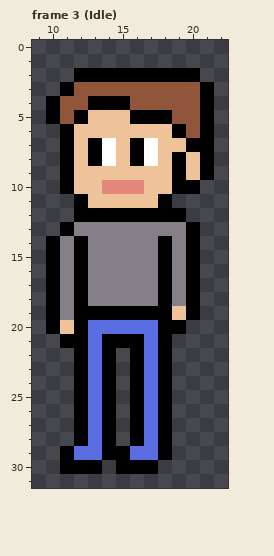
Pixel-art file, stored at dev/images/person.aseprite. The picture above was drawn from the file before the commit.
32x32 pixels, 10 frames. Shown: frame 3 (Idle): x 9..22, y 0..31.
Now the later version:
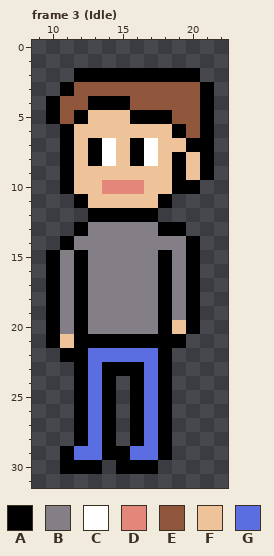
Palette (. is transparent): A #000000  B #847e87  C #ffffff  D #e3877b  E #8f563b  F #eec39a  G #5b6ee1
What changed:
Frame 3 (Idle):
Colour A now appears in row 20 at x 20; in row 21 at x 10 and 19; in row 22 at x 11; in row 23 at x 15.
The author changed colour B to colour A in row 13 at x 12 and 18 to 19; in row 14 at x 11.
The author changed colour G to colour A in row 21 at x 13 and 17.
The author changed colour A to colour B in row 14 at x 12 and 18; in row 19 at x 13 to 17.
The author changed colour F to colour B in row 19 at x 19; in row 20 at x 11.
The author changed colour G to colour B in row 20 at x 13 to 17.
The author changed colour A to colour F in row 20 at x 19; in row 21 at x 11.
Colour G now appears in row 22 at x 15.
The author changed colour A to colour G in row 22 at x 14 and 16.
Colour A is removed in row 12 at x 12 and 18 to 19; in row 13 at x 11 and 20; in row 14 at x 10.
Pixel boxes of the changes (left, top, right, bottom) in both pictures:
changed: (46, 208, 88, 250)
changed: (158, 208, 200, 250)
changed: (46, 306, 200, 376)
